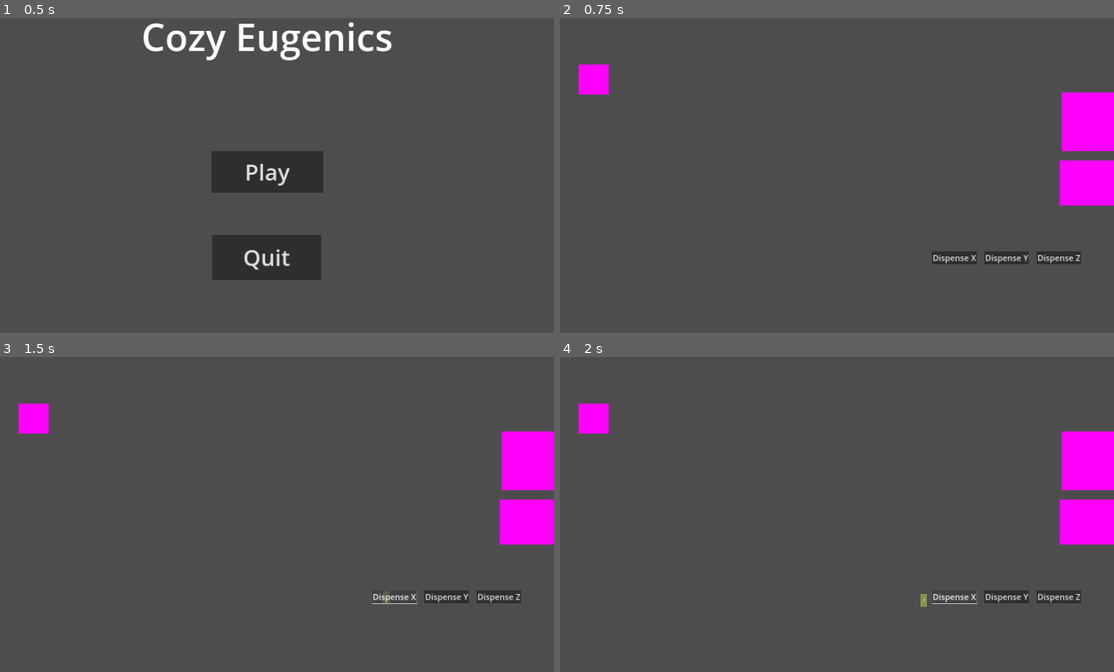
Above: before the commit, frames 1-4 (two rows, left to right).
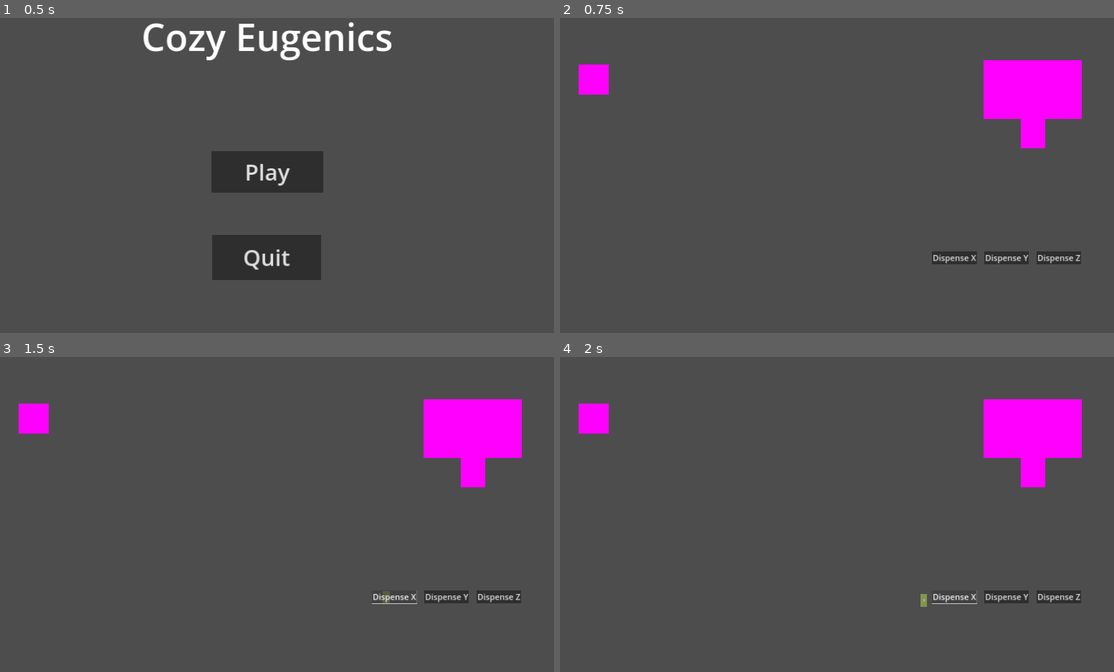
Above: after the commit, the same moments.

Repository: BoopEnthusiast/Cozy-Spring-Jam-2024
Game: Godot game, scene res://scenes/main_menu_screen.tscn
The game is run twice, just before and just after one commit, with the same random seed, the same clock (stepped at 60 frames per second) and the same inputs.
Inputs:
- Up to frame 1 (0.5 s): no input
- Up to frame 2 (0.75 s): click "Play" at 0.5 s
- Up to frame 3 (1.5 s): click "Dispense X" at 1.25 s
- Up to frame 4 (2 s): no input

Frame 1 is identical in both runs. In frame 2, 6.3% of the frame differs, in the area x 76-100%, y 13-60%; in frame 3, 6.3%; in frame 4, 6.3%.

Commit message:
moving compost around

Diff:
--- a/scenes/compost.tscn
+++ b/scenes/compost.tscn
@@ -6,37 +6,32 @@
 [sub_resource type="PlaceholderTexture2D" id="PlaceholderTexture2D_etpus"]
 
 [sub_resource type="RectangleShape2D" id="RectangleShape2D_4fj43"]
-size = Vector2(646, 376)
+size = Vector2(662, 398)
 
 [sub_resource type="PlaceholderTexture2D" id="PlaceholderTexture2D_cbyi6"]
 
 [sub_resource type="RectangleShape2D" id="RectangleShape2D_6smqx"]
-size = Vector2(650, 309)
+size = Vector2(162, 208.8)
 
 [node name="Compost" type="Area2D"]
-position = Vector2(2807, 184)
 script = ExtResource("1_fn5uo")
 
 [node name="Sprite" type="Sprite2D" parent="."]
-position = Vector2(522, 219)
 scale = Vector2(658, 394)
 texture = SubResource("PlaceholderTexture2D_etpus")
 
 [node name="Collision" type="CollisionShape2D" parent="."]
-position = Vector2(524, 217)
 shape = SubResource("RectangleShape2D_4fj43")
 
 [node name="FeedingStation" type="Area2D" parent="."]
-position = Vector2(400, 656)
+position = Vector2(0, 292.6)
 script = ExtResource("2_vnd8t")
 
 [node name="Sprite2D" type="Sprite2D" parent="FeedingStation"]
-position = Vector2(106, -27)
-scale = Vector2(652, 304)
+scale = Vector2(162, 208.8)
 texture = SubResource("PlaceholderTexture2D_cbyi6")
 
 [node name="CollisionShape2D" type="CollisionShape2D" parent="FeedingStation"]
-position = Vector2(106, -25.5)
 shape = SubResource("RectangleShape2D_6smqx")
 
 [connection signal="body_entered" from="." to="." method="_on_body_entered"]
